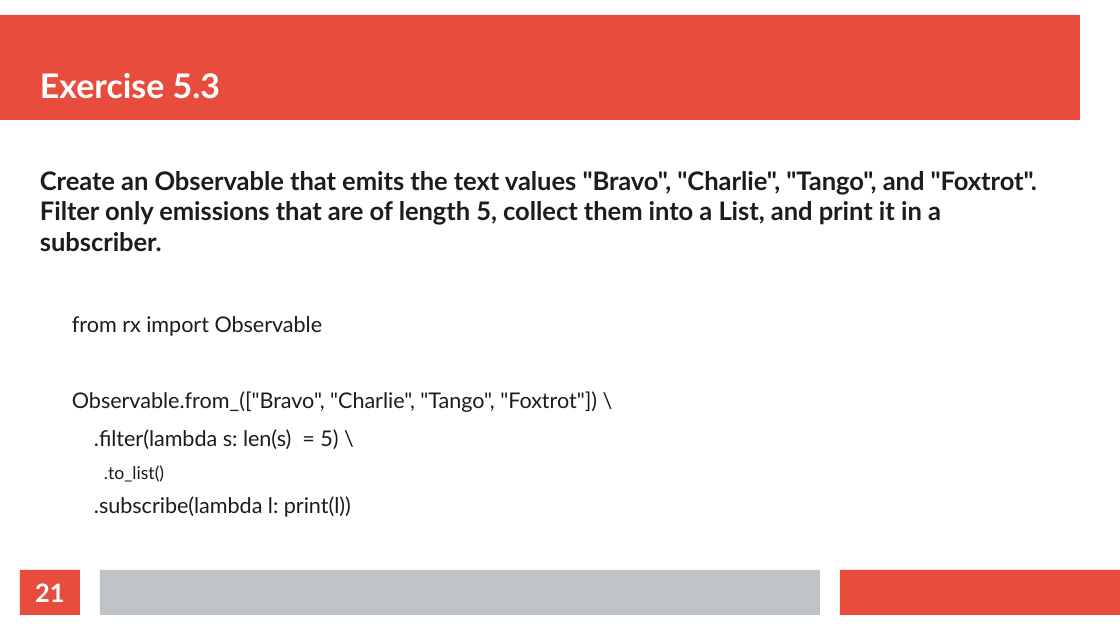
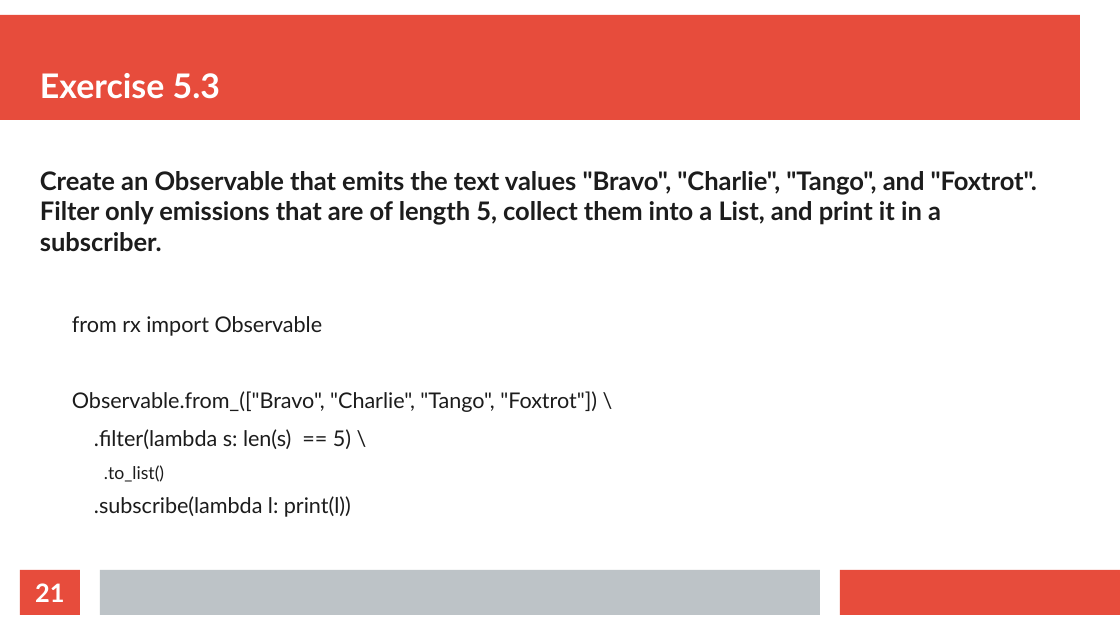
Before and after one commit to thomasnield/oreilly_reactive_python_for_data, a slide deck: slide 21 of resources/reactive_python_slides.odp. Drawn at 1120x630 pixels with LibreOffice and Linux fonts; fonts in the diff are those of the drawing. Boxes give left, top, right and bottom in pixels: in the first picture for what was removed or moved away, otherwise in the second. Text is boxed around its words. In the diff, an @@ line names an element or a change of style, - is before the commit and + after.

```diff
--- a/resources/reactive_python_slides.odp
+++ b/resources/reactive_python_slides.odp
@@ text at [94,429,351,449]: text changed @@
-  .filter(lambda s: len(s) = 5) \
+  .filter(lambda s: len(s) == 5) \
```
Also in this commit, not shown: 2 other slides changed.
